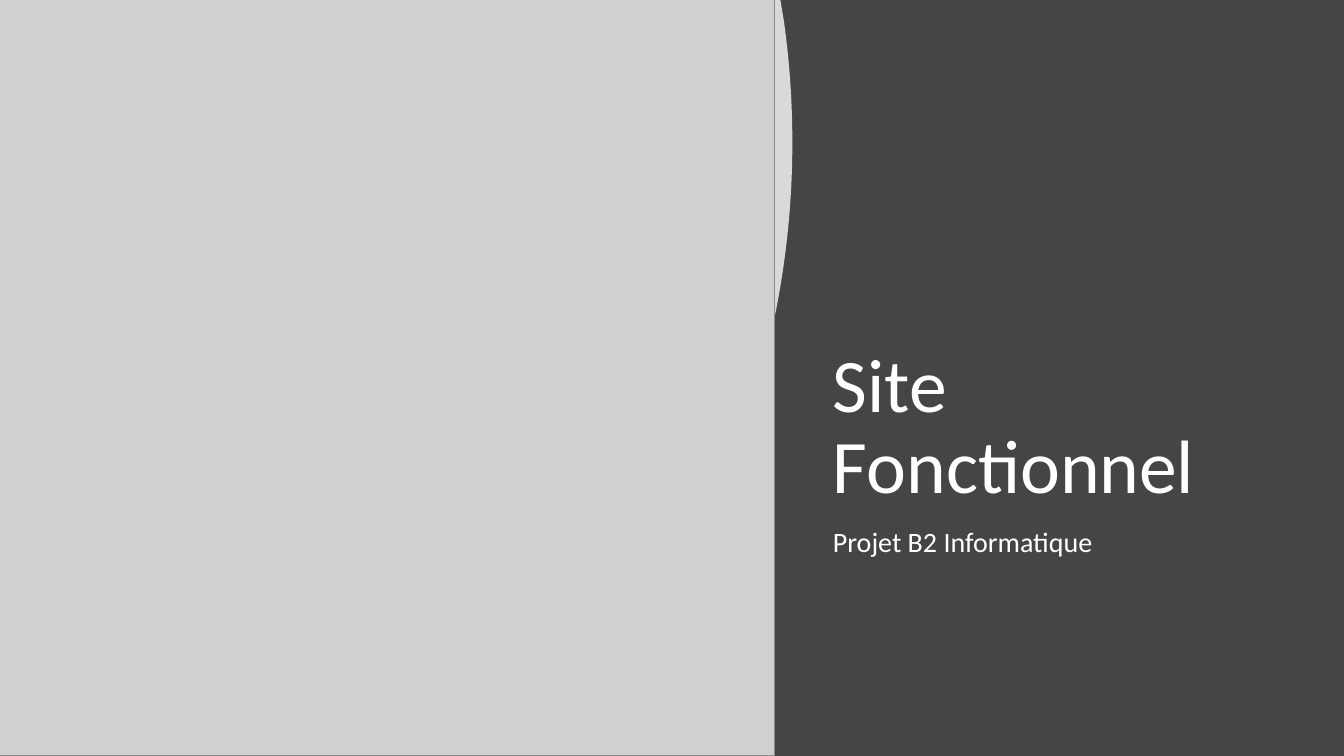
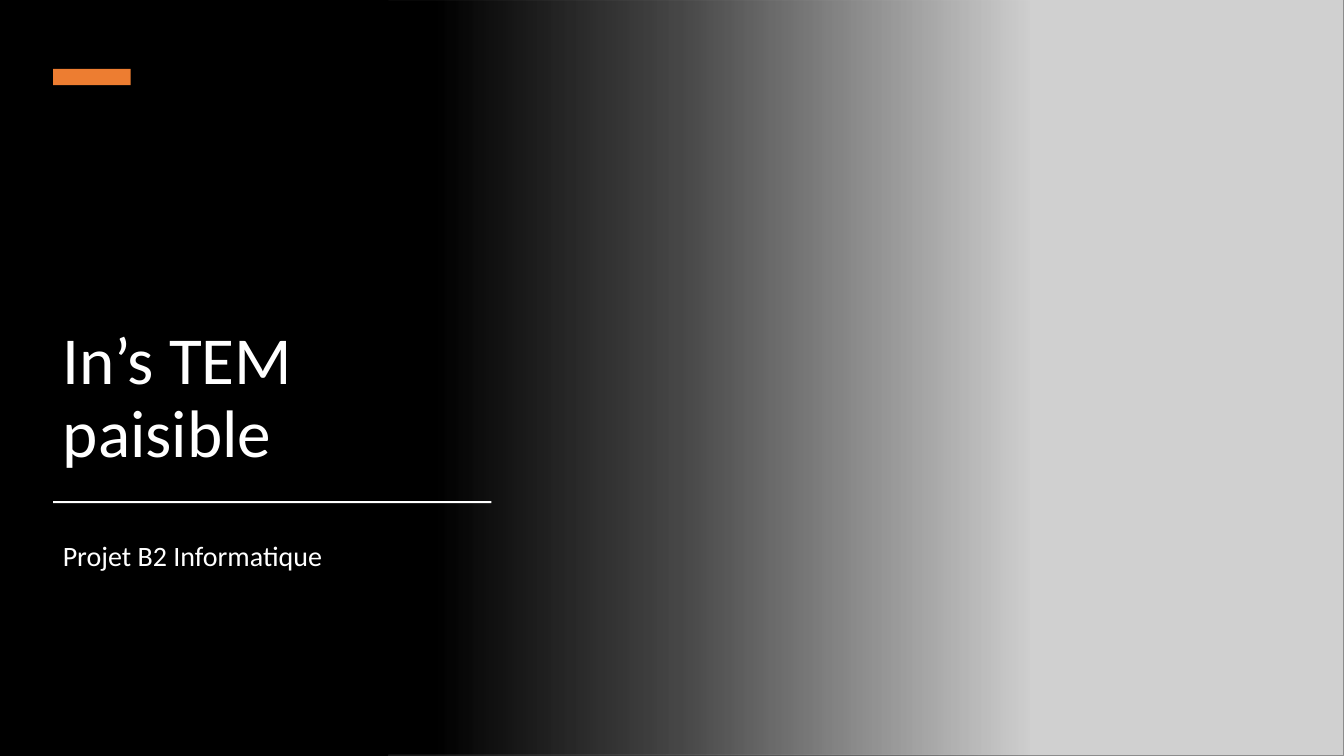
Before and after one commit to FlowNight/Techs_WEB, a slide deck: slide 1 of folder/Support_T_W.pptx. Drawn at 1344x756 pixels with LibreOffice and Linux fonts; fonts in the diff are those of the drawing; grey boxes stand for pictures. Boxes give left, top, right and bottom in pixels: in the first picture for what was removed or moved away, otherwise in the second. Text is boxed around its words. In the diff, an @@ line names an element or a change of style, - is before the commit and + after.

```diff
--- a/folder/Support_T_W.pptx
+++ b/folder/Support_T_W.pptx
@@ background #454545 to #000000 @@
@@ freeform shape removed at <box>0,0,792,756</box> @@
@@ rectangle added at <box>0,0,1029,756</box>, fill gradient #000000 @@
@@ picture: place and size @@
-picture at <box>0,0,775,756</box>
+picture at <box>388,0,1344,756</box>
@@ rectangle added at <box>53,69,131,85</box>, fill #ED7D31 @@
@@ title added at <box>63,337,292,468</box>, 48 pt, text #FFFFFF @@
+In’s TEM paisible
@@ title removed at <box>833,360,1194,494</box> @@
-Site Fonctionnel
@@ rectangle added at <box>53,501,492,503</box>, fill #FFFFFF @@
@@ subtitle "Projet B2 Informatique": place and size @@
-subtitle "Projet B2 Informatique" at <box>833,532,1093,557</box>
+subtitle "Projet B2 Informatique" at <box>63,546,322,571</box>
```
Also in this commit, not shown: 9 other slides changed, 4 slides added, 3 slides removed, 5 other files.
